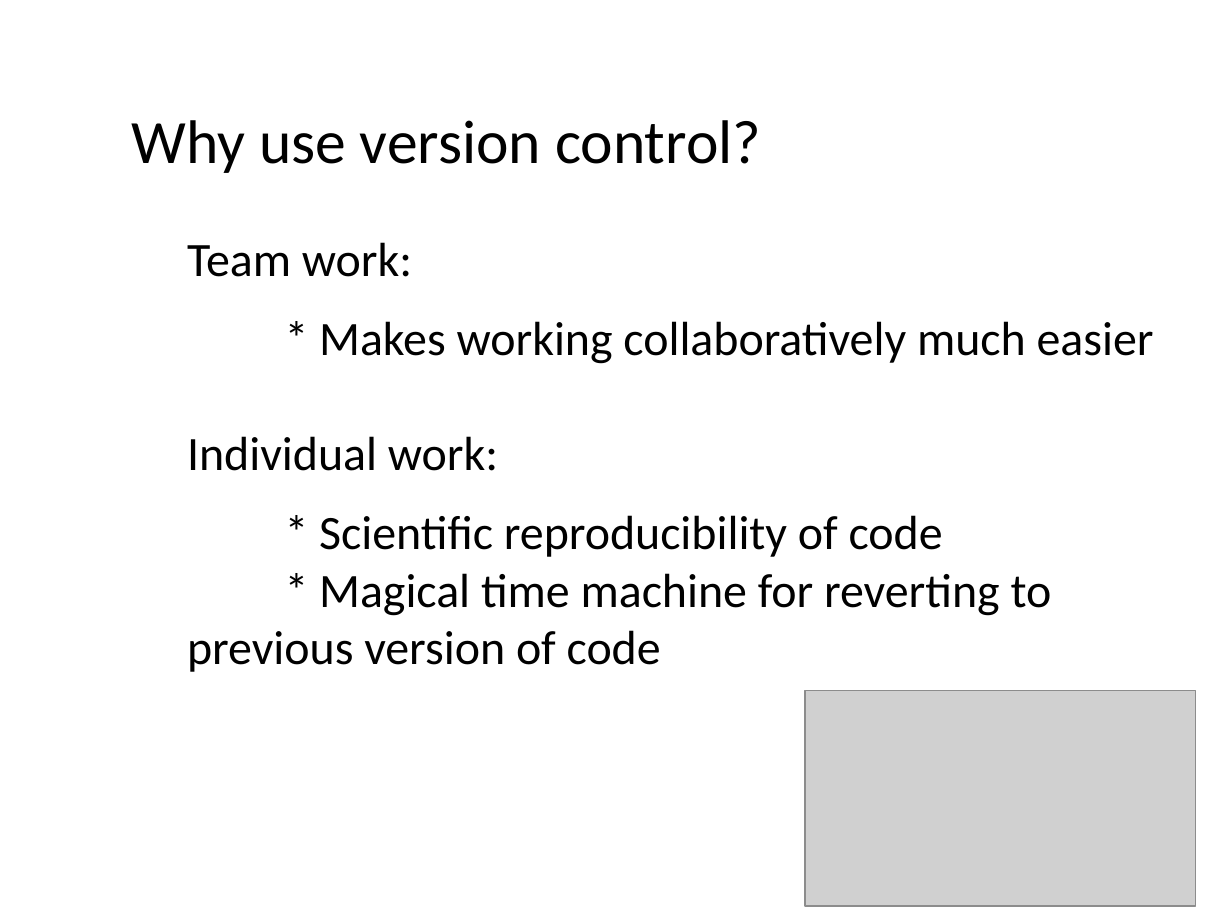
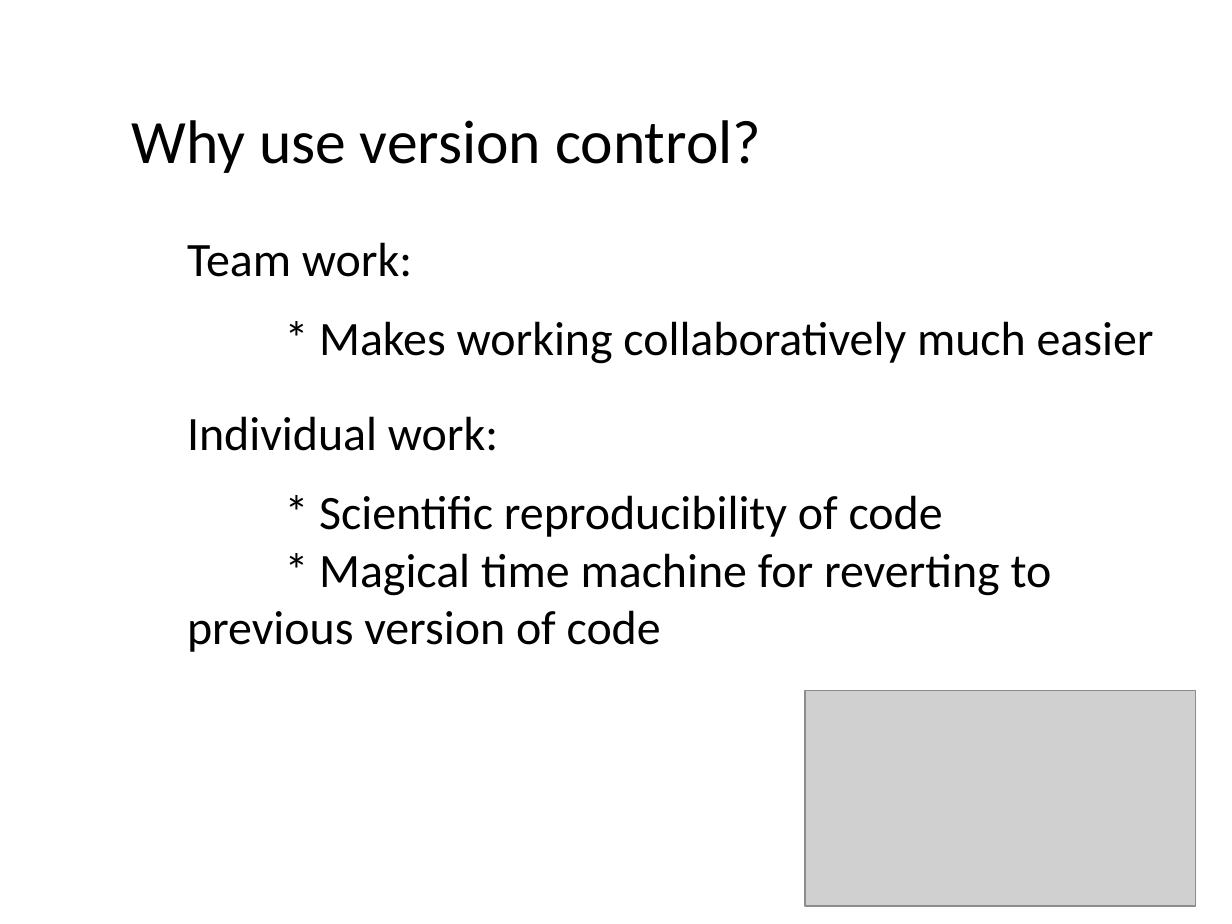
Before and after one commit to sussmanLab/workingWithGit, a slide deck: slide 4 of part1/gitIntroPart1.pptx. Drawn at 1232x924 pixels with LibreOffice and Linux fonts; fonts in the diff are those of the drawing; grey boxes stand for pictures. Boxes give left, top, right and bottom in pixels: in the first picture for what was removed or moved away, otherwise in the second. Text is boxed around its words. In the diff, an @@ line names an element or a change of style, - is before the commit and + after.

```diff
--- a/part1/gitIntroPart1.pptx
+++ b/part1/gitIntroPart1.pptx
@@ text "Individual work:": place and size @@
-text "Individual work:" at <box>187,436,1052,672</box>
+text "Individual work:" at <box>187,416,1052,652</box>
```
Also in this commit, not shown: 3 other slides changed, 1 slide added, 1 other file.
